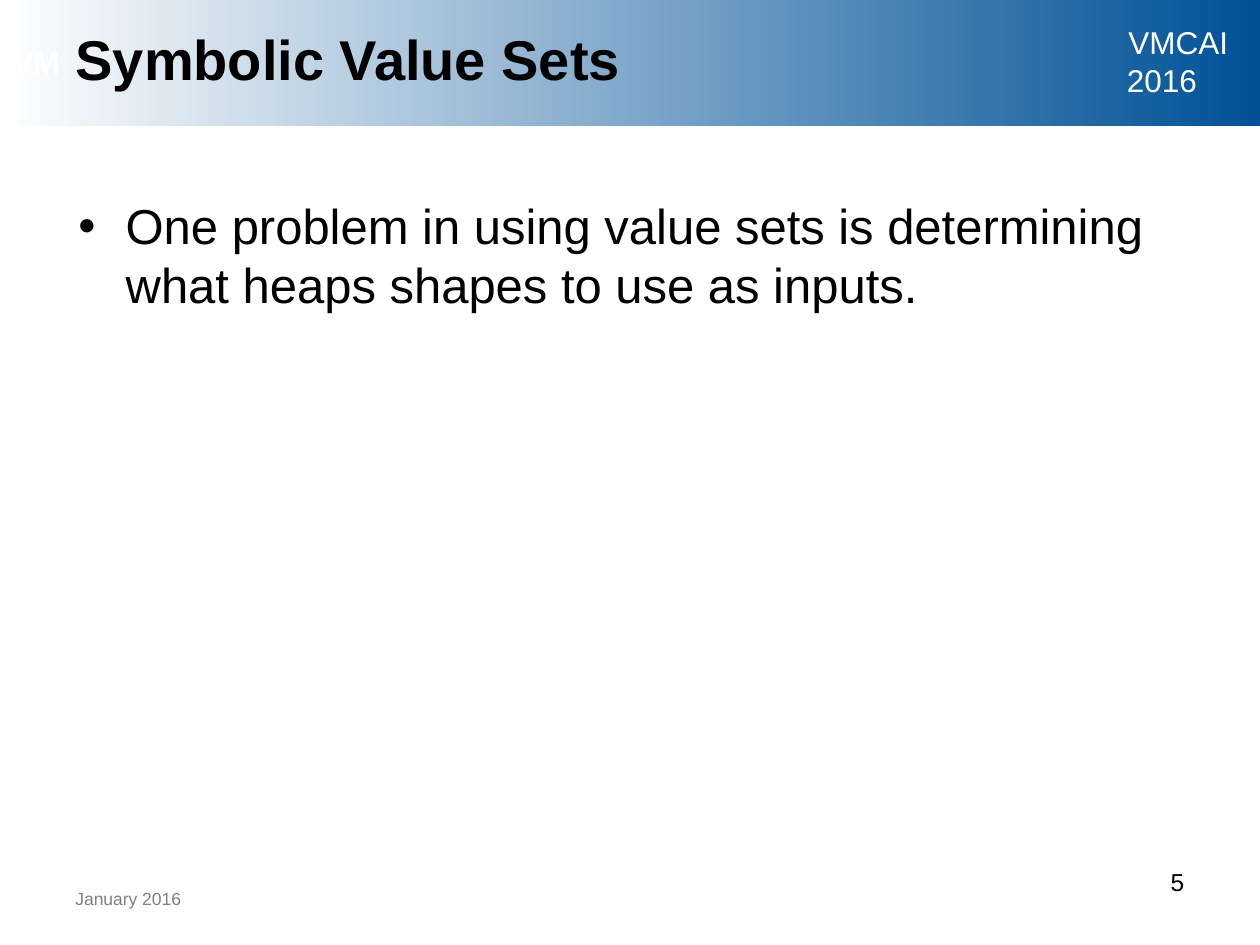
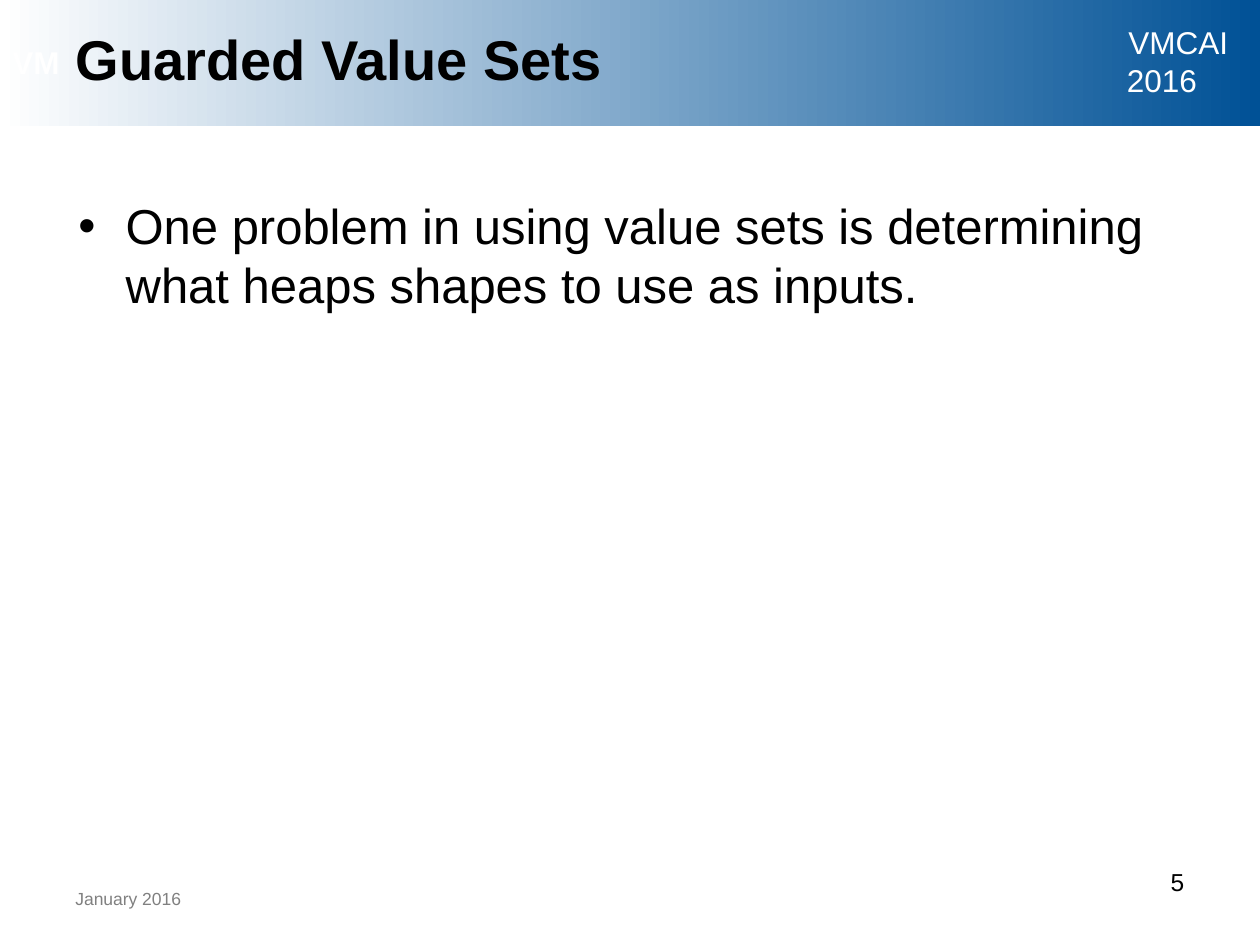
Before and after one commit to ericmercer/uber-lazy, a slide deck: slide 5 of vmcai-2016-slides/vmcai_presentation.pptx. Drawn at 1260x945 pixels with LibreOffice and Linux fonts; fonts in the diff are those of the drawing; background and template pictures are left out. Boxes give left, top, right and bottom in pixels: in the first picture for what was removed or moved away, otherwise in the second. Text is boxed around its words. In the diff, an @@ line names an element or a change of style, - is before the commit and + after.

```diff
--- a/vmcai-2016-slides/vmcai_presentation.pptx
+++ b/vmcai-2016-slides/vmcai_presentation.pptx
@@ title at (x1=76, y1=39, x2=601, y2=81): text changed @@
-Symbolic Value Sets
+Guarded Value Sets
```
Also in this commit, not shown: 5 other slides changed, 15 slides added.
